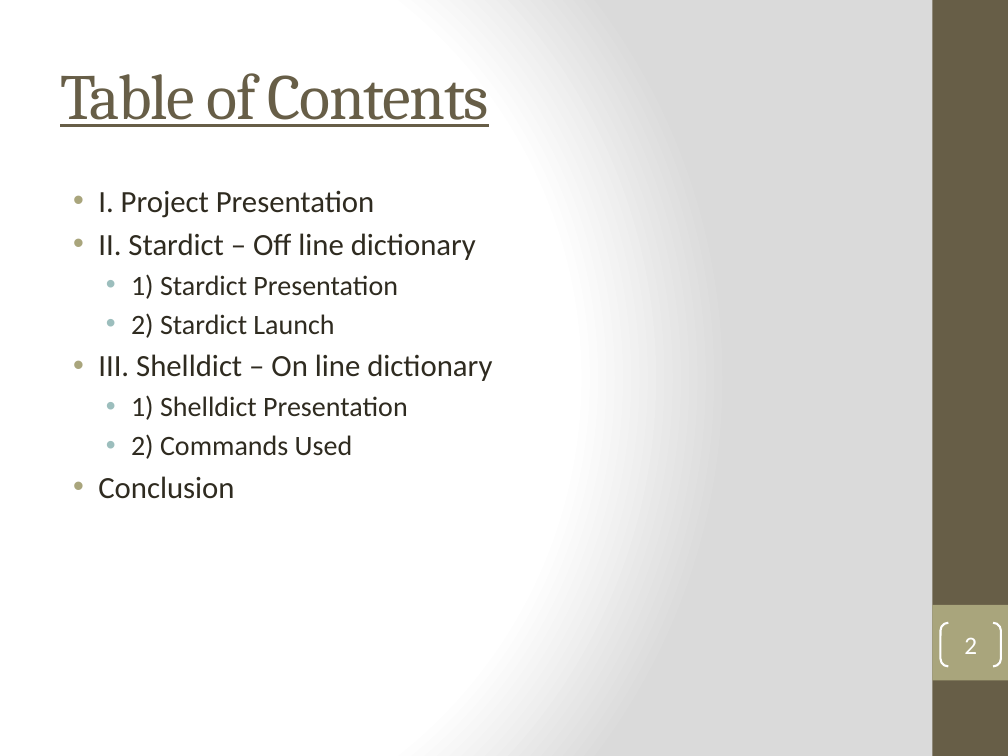
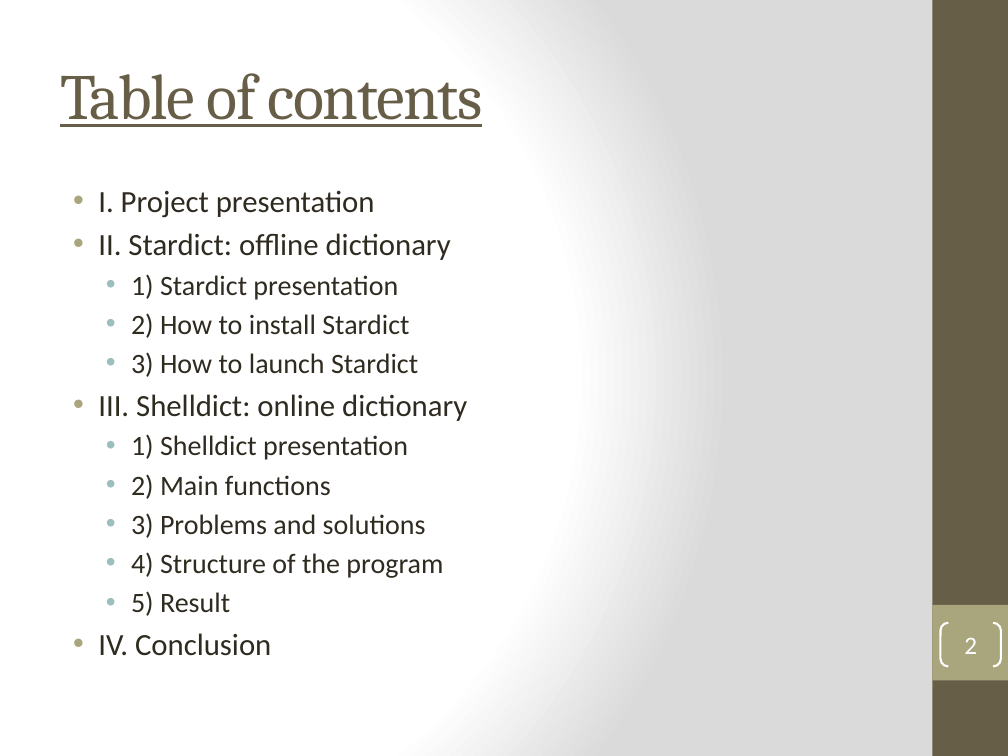
Before and after one commit to kiago/isepse2014, a slide deck: slide 2 of projects/dictionary/Project_Presentation.pptx. Drawn at 1008x756 pixels with LibreOffice and Linux fonts; fonts in the diff are those of the drawing. Boxes give left, top, right and bottom in pixels: in the first picture for what was removed or moved away, otherwise in the second. Text is boxed around its words. In the diff, an @@ line names an element or a change of style, - is before the commit and + after.

Commit message:
update project_presentation

```diff
--- a/projects/dictionary/Project_Presentation.pptx
+++ b/projects/dictionary/Project_Presentation.pptx
@@ title at <box>60,73,483,127</box>: text changed @@
-Table of Contents
+Table of contents
@@ text at <box>98,190,467,656</box>: text changed; size 22 to 20 pt @@
-• I. Project Presentation
-• II. Stardict – Off line dictionary
-  • 1) Stardict Presentation
-  • 2) Stardict Launch
-• III. Shelldict – On line dictionary
-  • 1) Shelldict Presentation
-  • 2) Commands Used
-• Conclusion
+• I. Project presentation
+• II. Stardict: offline dictionary
+  • 1) Stardict presentation
+  • 2) How to install Stardict
+  • 3) How to launch Stardict
+• III. Shelldict: online dictionary
+  • 1) Shelldict presentation
+  • 2) Main functions
+  • 3) Problems and solutions
+  • 4) Structure of the program
+  • 5) Result
+• IV. Conclusion
```
Also in this commit, not shown: 10 other slides changed, 6 slides added.
